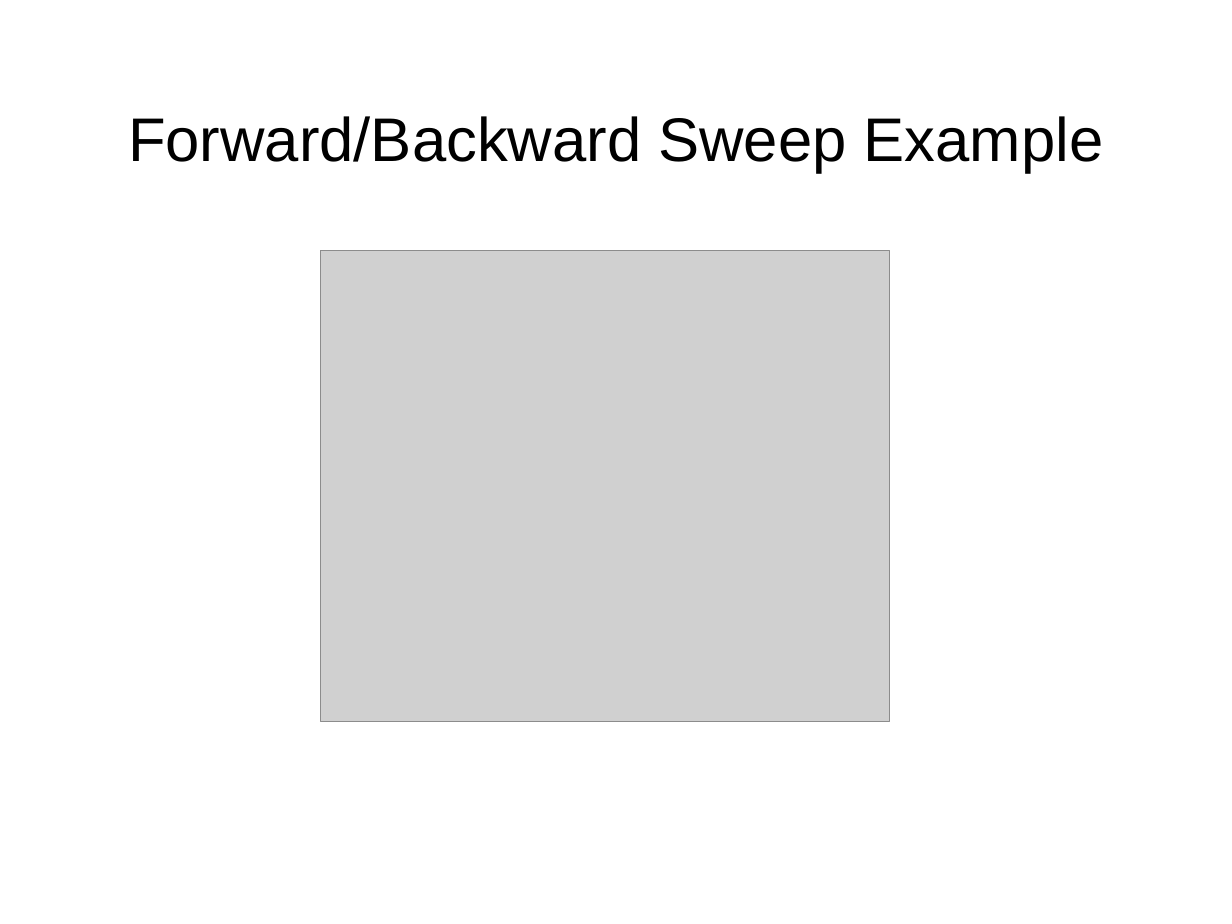
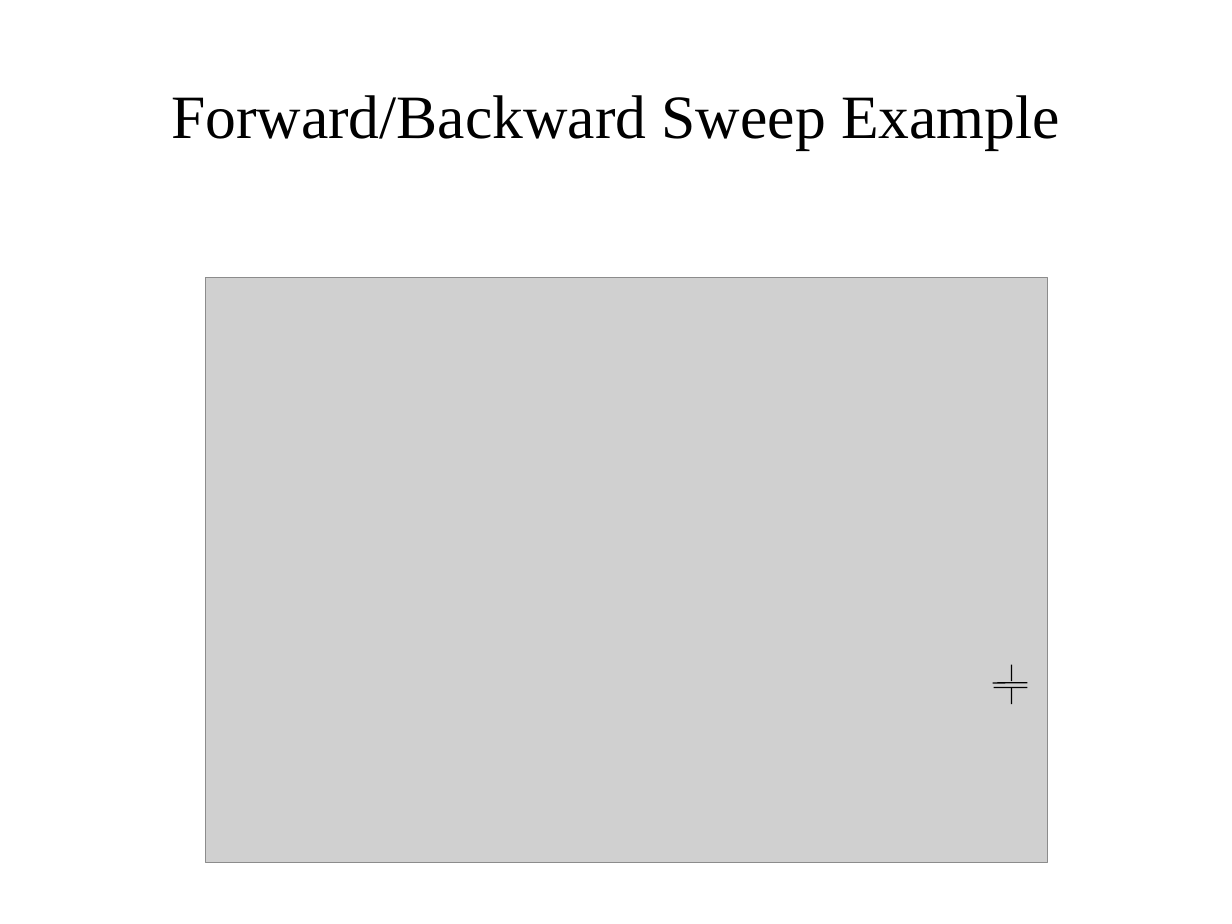
Before and after one commit to gridlab-d/course, a slide deck: slide 37 of FourDayCourse/4.1 - Powerflow Module.ppt (slide 13 before the commit). Drawn at 1232x924 pixels with LibreOffice and Linux fonts; fonts in the diff are those of the drawing; grey boxes stand for pictures; background and template pictures are left out. Boxes give left, top, right and bottom in pixels: in the first picture for what was removed or moved away, otherwise in the second. Text is boxed around its words. In the diff, an @@ line names an element or a change of style, - is before the commit and + after.

```diff
--- a/FourDayCourse/4.1 - Powerflow Module.ppt
+++ b/FourDayCourse/4.1 - Powerflow Module.ppt
@@ title "Forward/Backward Sweep Example": place and size @@
-title "Forward/Backward Sweep Example" at [128, 116, 1104, 172]
+title "Forward/Backward Sweep Example" at [171, 95, 1060, 150]
@@ title "Forward/Backward Sweep Example" at [171, 95, 1060, 150]: font Arial to Times New Roman @@
@@ picture: place and size @@
-picture at [320, 250, 888, 721]
+picture at [206, 277, 1047, 862]
@@ group added at [993, 665, 1027, 703]: 4 lines @@
```
Also in this commit, not shown: 62 other slides changed, 17 slides added, 9 slides removed.
